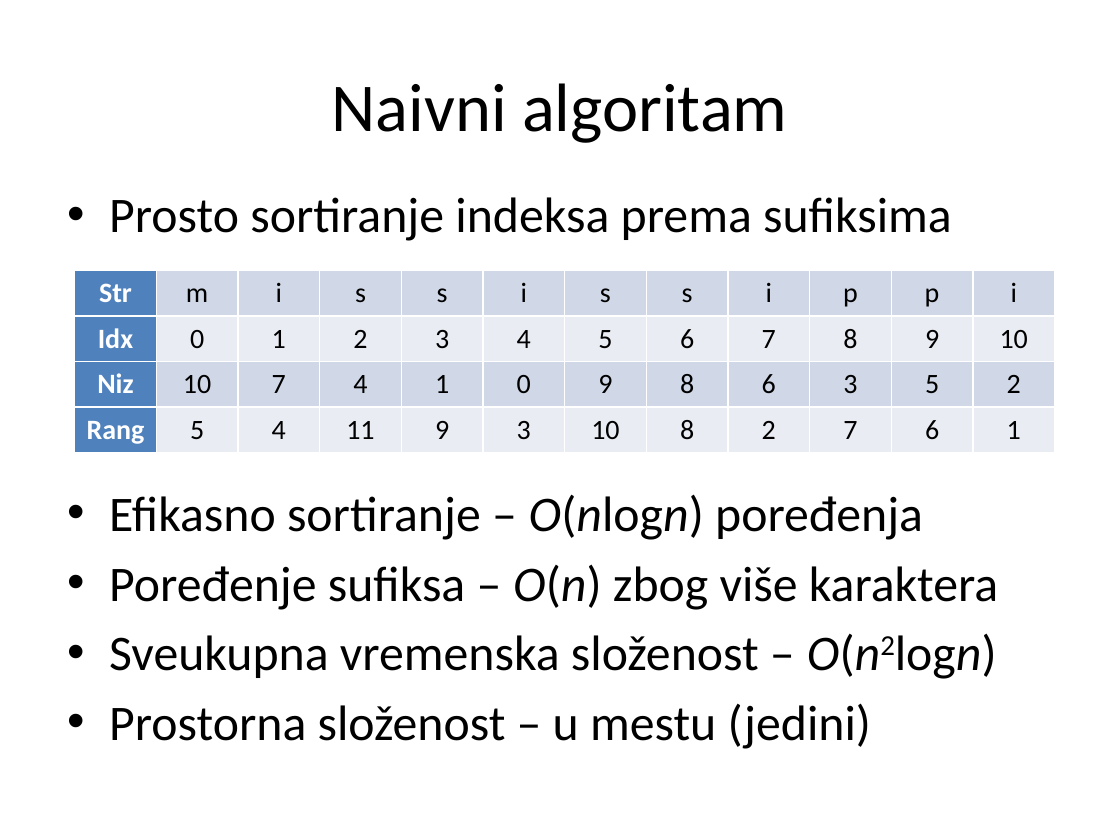
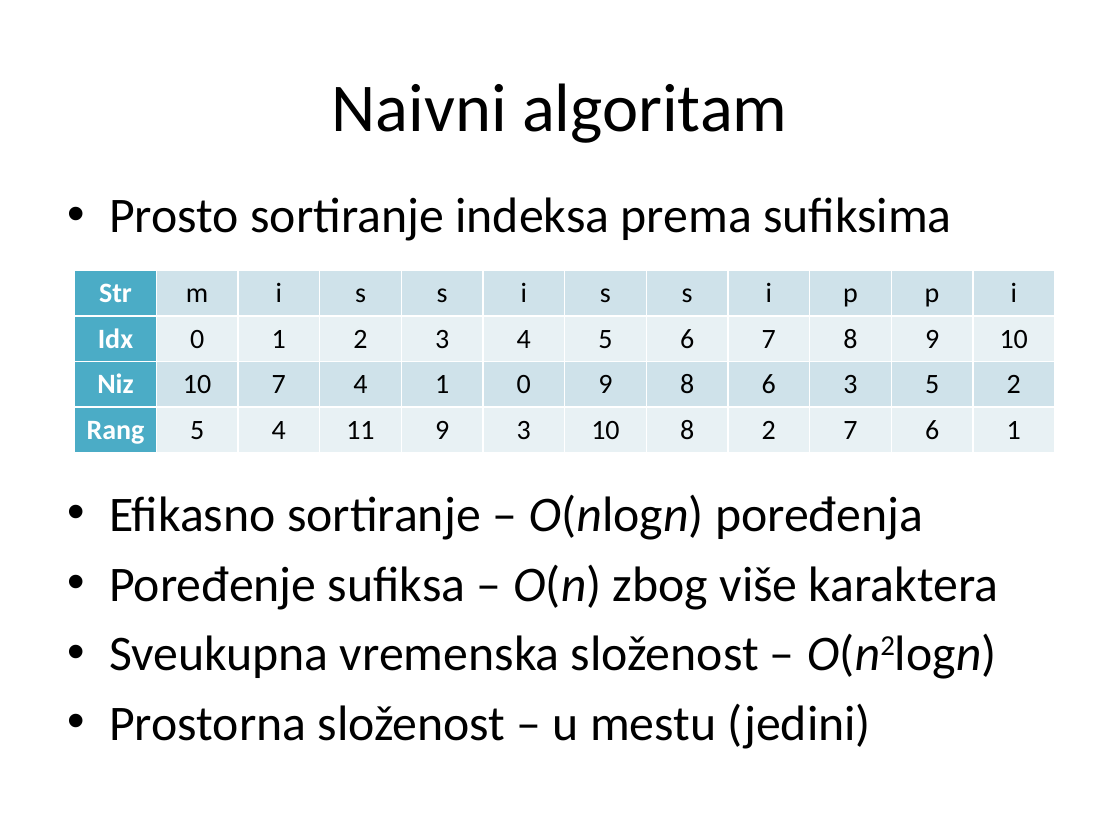
Before and after one commit to matfija/Sufiksni-niz, a slide deck: slide 10 of seminar/sufiksni.pptx. Drawn at 1120x840 pixels with LibreOffice and Linux fonts; fonts in the diff are those of the drawing. Boxes give left, top, right and bottom in pixels: in the first picture for what was removed or moved away, otherwise in the second. Text is boxed around its words. In the diff, an @@ line names an element or a change of style, - is before the commit and + after.

```diff
--- a/seminar/sufiksni.pptx
+++ b/seminar/sufiksni.pptx
@@ table at [75,271,1056,452] @@
@@ fill #4F81BD to #4BACC6 in 4 cells @@
@@ fill #D0D8E8 to #D0E3EA in 22 cells @@
@@ fill #E9EDF4 to #E9F1F5 in 22 cells @@
```
Also in this commit, not shown: 4 other slides changed, 4 slides added, 4 other files.
